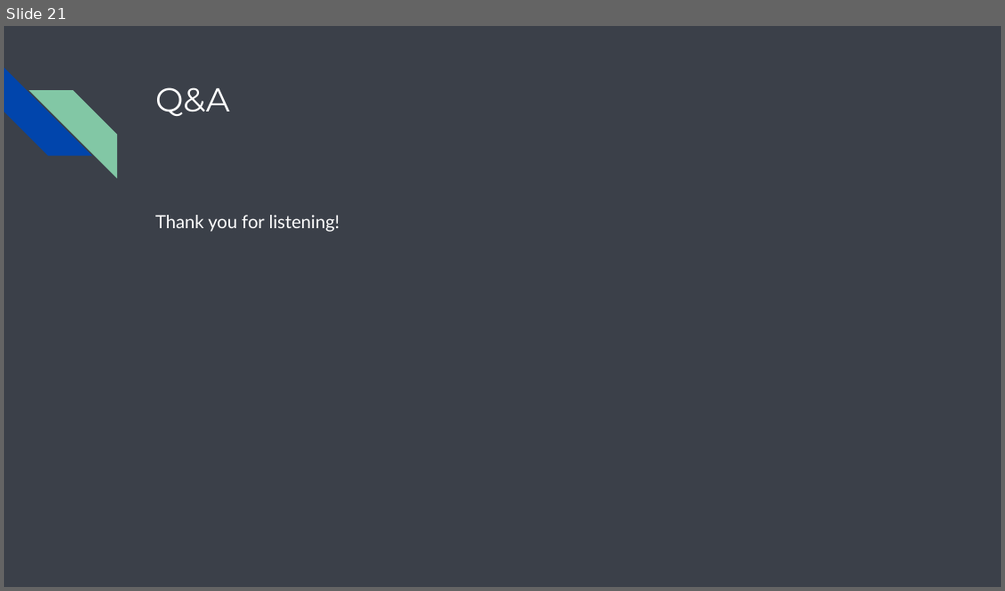
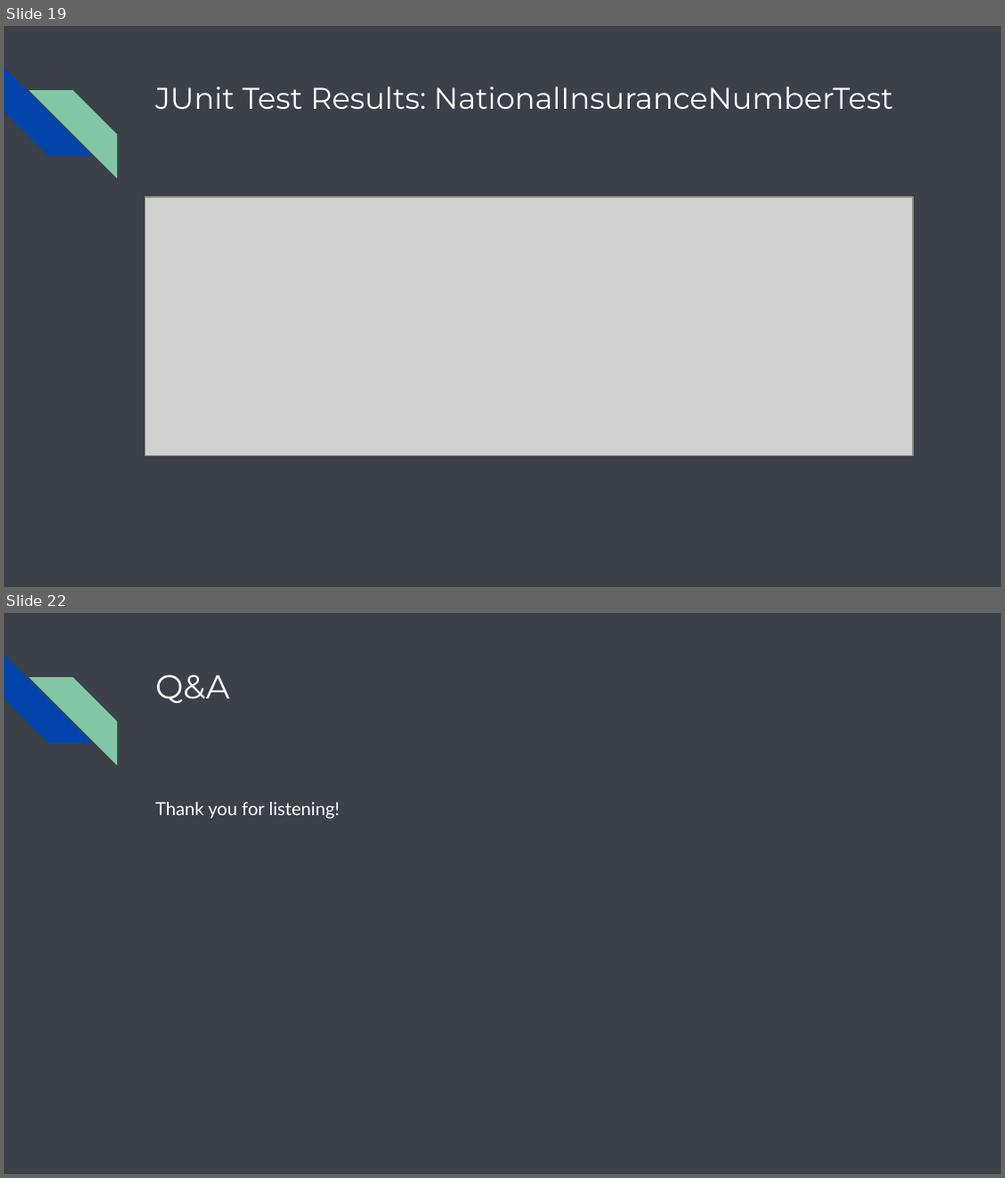
Before and after one commit to abitabir/BenefitsApplyTool, a slide deck: BenefitsApplyTool/src/main/java/com/ssp/benefitsapplytool/resources/Benefits Apply Tool.pptx. Shown one above the other, each under a label of ours: slide 21 before the commit, slides 19 and 22 after it; the slides between them are not shown. The pictures are 1005x591 and 1005x1178 pixels, drawn with LibreOffice and Linux fonts; fonts in the diff are those of the drawing; grey boxes stand for pictures. Boxes give left, top, right and bottom in pixels: in the first picture for what was removed or moved away, otherwise in the second. Text is boxed around its words. In the diff, an @@ line names an element or a change of style, - is before the commit and + after.

```diff
--- a/BenefitsApplyTool/src/main/java/com/ssp/benefitsapplytool/resources/Benefits Apply Tool.pptx
+++ b/BenefitsApplyTool/src/main/java/com/ssp/benefitsapplytool/resources/Benefits Apply Tool.pptx
@@ slide 19 added at (4, 26, 1001, 587), background #1B212C at 86% opacity; not listed: 2 template elements that a slide beside it also shows @@
@@ title added at (155, 87, 893, 109), 21.6 pt, text #FFFFFF @@
+JUnit Test Results: NationalInsuranceNumberTest
@@ picture added at (146, 197, 913, 455) @@
@@ what was slide 21 is now slide 22 @@
```
Also in this commit, not shown: 9 slides changed, 9 other slides added, 9 slides removed, 25 other files.
